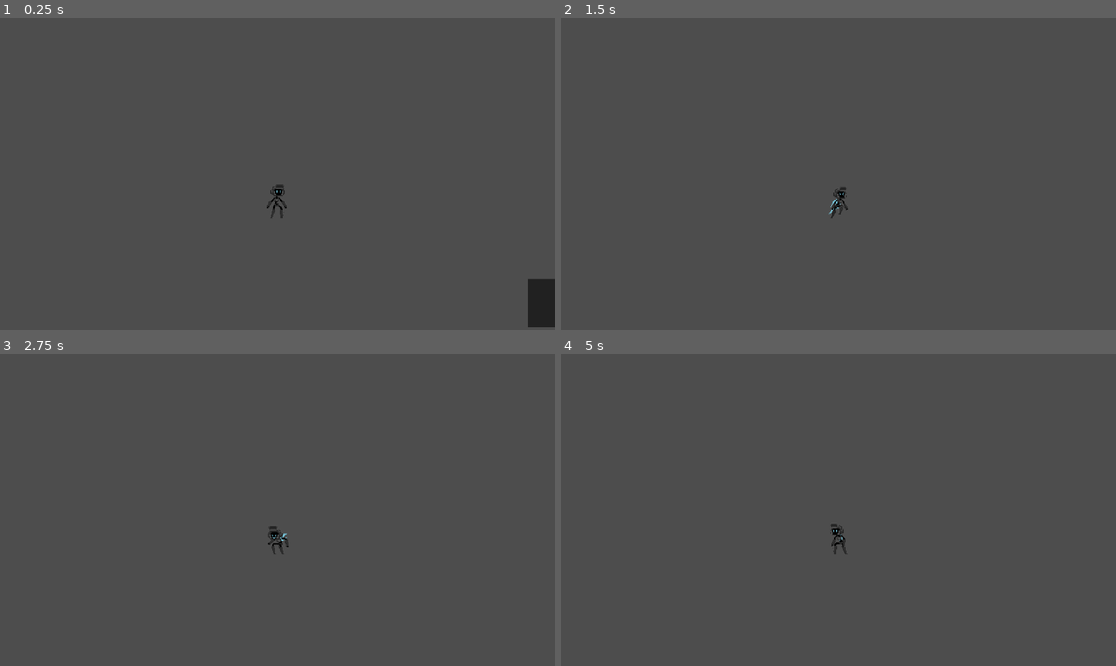
Above: before the commit, frames 1-4 (two rows, left to right).
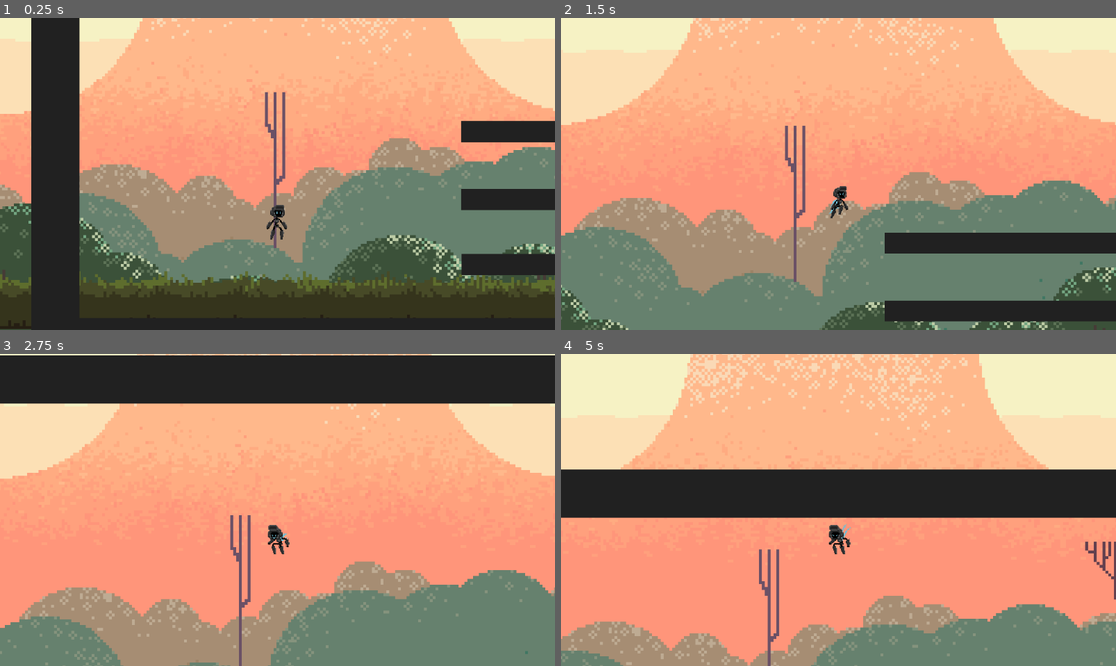
Above: after the commit, the same moments.

Repository: Bastinoroni96/bae_deleon_salangad_GameOutput2
Game: Godot game, scene res://scenes/world.tscn
The game is run twice, just before and just after one commit, with the same random seed, the same clock (stepped at 60 frames per second) and the same inputs.
Inputs:
- Up to frame 1 (0.25 s): no input
- Up to frame 2 (1.5 s): hold D (move_right) from 0.53 s (still down); tap Space (jump) at 0.6, 0.77, 1.07, 1.35 s
- Up to frame 3 (2.75 s): tap Space (jump) at 1.52, 1.82, 2.1 s; release D (move_right) at 2.03 s; hold A (move_left) from 2.03 s (still down)
- Up to frame 4 (5 s): release A (move_left) at 2.78 s; hold D (move_right) 2.78-4.28 s; tap Space (jump) at 2.85, 3.02, 3.32, 3.6, 3.77, 4.07, 4.35, 4.52, 4.82 s; hold A (move_left) from 4.28 s (still down)

The runs differ from the first frame. In frame 1, 95% of the frame differs, in the area x 0-100%, y 0-100%; in frame 2, 97%; in frame 3, 100%; in frame 4, 100%.

Commit message:
AddedAddtionalStuff

Diff:
--- /dev/null
+++ b/scenes/kill_zone.tscn
@@ -0,0 +1,13 @@
+[gd_scene load_steps=2 format=3 uid="uid://oo8rbrcx75oe"]
+
+[ext_resource type="Script" path="res://scripts/kill_zone.gd" id="1_ta3sf"]
+
+[node name="KillZone" type="Area2D"]
+script = ExtResource("1_ta3sf")
+
+[node name="Timer" type="Timer" parent="."]
+wait_time = 0.1
+one_shot = true
+
+[connection signal="body_entered" from="." to="." method="_on_body_entered"]
+[connection signal="timeout" from="Timer" to="." method="_on_timer_timeout"]
--- a/scenes/player.tscn
+++ b/scenes/player.tscn
@@ -1,10 +1,25 @@
 [gd_scene load_steps=9 format=3 uid="uid://d4aawan8gdiqu"]
 
 [ext_resource type="Script" path="res://scripts/player.gd" id="1_w70oe"]
-[ext_resource type="Texture2D" uid="uid://dsuoi451w0nds" path="res://assets/Bob-Sheet.png" id="2_okr7p"]
+[ext_resource type="Texture2D" uid="uid://qh27fktjy2jn" path="res://assets/Bob-Sheet.png" id="2_okr7p"]
 
 [sub_resource type="RectangleShape2D" id="RectangleShape2D_h18an"]
 size = Vector2(46, 74)
+
+[sub_resource type="Animation" id="Animation_ltg0e"]
+length = 0.001
+tracks/0/type = "value"
+tracks/0/imported = false
+tracks/0/enabled = true
+tracks/0/path = NodePath("Sprite2D:frame")
+tracks/0/interp = 1
+tracks/0/loop_wrap = true
+tracks/0/keys = {
+"times": PackedFloat32Array(0),
+"transitions": PackedFloat32Array(1),
+"update": 1,
+"values": [0]
+}
 
 [sub_resource type="Animation" id="Animation_1rxrd"]
 resource_name = "idle"
@@ -23,8 +38,9 @@
 "values": [0, 1, 2, 3]
 }
 
-[sub_resource type="Animation" id="Animation_ltg0e"]
-length = 0.001
+[sub_resource type="Animation" id="Animation_kvwdw"]
+resource_name = "jump"
+length = 0.5
 tracks/0/type = "value"
 tracks/0/imported = false
 tracks/0/enabled = true
@@ -32,10 +48,10 @@
 tracks/0/interp = 1
 tracks/0/loop_wrap = true
 tracks/0/keys = {
-"times": PackedFloat32Array(0),
-"transitions": PackedFloat32Array(1),
+"times": PackedFloat32Array(0, 0.1, 0.2, 0.3, 0.4),
+"transitions": PackedFloat32Array(1, 1, 1, 1, 1),
 "update": 1,
-"values": [0]
+"values": [14, 15, 16, 17, 18]
 }
 
 [sub_resource type="Animation" id="Animation_0ihxc"]
@@ -53,22 +69,6 @@
 "transitions": PackedFloat32Array(1, 1, 1, 1, 1, 1, 1, 1, 1),
 "update": 1,
 "values": [5, 6, 7, 8, 9, 10, 11, 12, 13]
-}
-
-[sub_resource type="Animation" id="Animation_kvwdw"]
-resource_name = "jump"
-length = 0.5
-tracks/0/type = "value"
-tracks/0/imported = false
-tracks/0/enabled = true
-tracks/0/path = NodePath("Sprite2D:frame")
-tracks/0/interp = 1
-tracks/0/loop_wrap = true
-tracks/0/keys = {
-"times": PackedFloat32Array(0, 0.1, 0.2, 0.3, 0.4),
-"transitions": PackedFloat32Array(1, 1, 1, 1, 1),
-"update": 1,
-"values": [14, 15, 16, 17, 18]
 }
 
 [sub_resource type="AnimationLibrary" id="AnimationLibrary_0urvy"]
@@ -95,6 +95,7 @@
 
 [node name="Camera2D" type="Camera2D" parent="."]
 position = Vector2(0, -93)
+limit_bottom = 820
 
 [node name="AnimationPlayer" type="AnimationPlayer" parent="."]
 libraries = {
--- /dev/null
+++ b/scenes/spike.tscn
@@ -0,0 +1,19 @@
+[gd_scene load_steps=4 format=3 uid="uid://cwl0b1eijouma"]
+
+[ext_resource type="Texture2D" uid="uid://3p35gos45r1h" path="res://assets/impale_6.png" id="1_4r3j0"]
+[ext_resource type="PackedScene" uid="uid://oo8rbrcx75oe" path="res://scenes/kill_zone.tscn" id="2_kafjy"]
+
+[sub_resource type="RectangleShape2D" id="RectangleShape2D_1q55a"]
+size = Vector2(52, 59)
+
+[node name="Node2D" type="Node2D"]
+
+[node name="Impale6" type="Sprite2D" parent="."]
+position = Vector2(0, -42)
+texture = ExtResource("1_4r3j0")
+
+[node name="KillZone" parent="." instance=ExtResource("2_kafjy")]
+
+[node name="CollisionShape2D" type="CollisionShape2D" parent="KillZone"]
+position = Vector2(0, -41.5)
+shape = SubResource("RectangleShape2D_1q55a")
--- a/scenes/world.tscn
+++ b/scenes/world.tscn
@@ -1,6 +1,12 @@
-[gd_scene load_steps=4 format=3 uid="uid://cyoijabfpvpw"]
+[gd_scene load_steps=10 format=3 uid="uid://cyoijabfpvpw"]
 
 [ext_resource type="PackedScene" uid="uid://d4aawan8gdiqu" path="res://scenes/player.tscn" id="1_sltry"]
+[ext_resource type="Texture2D" uid="uid://iyen7rmpgub1" path="res://assets/background/Hills Layer 01.png" id="2_r7wiu"]
+[ext_resource type="Texture2D" uid="uid://neimc4txn7dq" path="res://assets/background/Hills Layer 02.png" id="3_mg0ah"]
+[ext_resource type="Texture2D" uid="uid://j20dhxeivrmp" path="res://assets/background/Hills Layer 03.png" id="3_oo6ku"]
+[ext_resource type="Texture2D" uid="uid://cuigfyjvbvnxm" path="res://assets/background/Hills Layer 04.png" id="4_an5xf"]
+[ext_resource type="Texture2D" uid="uid://by1l5r4cs1xjd" path="res://assets/background/Hills Layer 05.png" id="5_lhawt"]
+[ext_resource type="PackedScene" uid="uid://cwl0b1eijouma" path="res://scenes/spike.tscn" id="7_75cot"]
 
 [sub_resource type="QuadMesh" id="QuadMesh_l1ej3"]
 size = Vector2(1000, 100)
@@ -11,10 +17,64 @@
 [node name="World" type="Node2D"]
 position = Vector2(576, 549)
 
+[node name="ParallaxBackground" type="ParallaxBackground" parent="."]
+
+[node name="ParallaxLayer2" type="ParallaxLayer" parent="ParallaxBackground"]
+motion_scale = Vector2(0.3, 0.3)
+motion_mirroring = Vector2(3072, 0)
+
+[node name="Sprite2D" type="Sprite2D" parent="ParallaxBackground/ParallaxLayer2"]
+z_index = -9
+position = Vector2(610, 50)
+scale = Vector2(6, 6)
+texture = ExtResource("3_mg0ah")
+
+[node name="ParallaxLayer3" type="ParallaxLayer" parent="ParallaxBackground"]
+motion_scale = Vector2(0.3, 0.3)
+motion_mirroring = Vector2(3072, 0)
+
+[node name="Sprite2D" type="Sprite2D" parent="ParallaxBackground/ParallaxLayer3"]
+z_index = -9
+position = Vector2(610, 50)
+scale = Vector2(6, 6)
+texture = ExtResource("3_oo6ku")
+
+[node name="ParallaxLayer4" type="ParallaxLayer" parent="ParallaxBackground"]
+motion_scale = Vector2(0.6, 0.6)
+motion_mirroring = Vector2(3072, 0)
+
+[node name="Sprite2D" type="Sprite2D" parent="ParallaxBackground/ParallaxLayer4"]
+z_index = -9
+position = Vector2(610, 50)
+scale = Vector2(6, 6)
+texture = ExtResource("4_an5xf")
+
+[node name="ParallaxLayer5" type="ParallaxLayer" parent="ParallaxBackground"]
+motion_mirroring = Vector2(3072, 0)
+
+[node name="Sprite2D" type="Sprite2D" parent="ParallaxBackground/ParallaxLayer5"]
+z_index = -9
+position = Vector2(610, 50)
+scale = Vector2(6, 6)
+texture = ExtResource("5_lhawt")
+
+[node name="ParallaxLayer" type="ParallaxLayer" parent="ParallaxBackground"]
+position = Vector2(-2, -2)
+motion_scale = Vector2(0.1, 0.1)
+motion_mirroring = Vector2(3072, 0)
+
+[node name="Sprite2D" type="Sprite2D" parent="ParallaxBackground/ParallaxLayer"]
+z_index = -10
+position = Vector2(610, 50)
+scale = Vector2(6, 6)
+texture = ExtResource("2_r7wiu")
+
 [node name="Player" parent="." instance=ExtResource("1_sltry")]
-position = Vector2(3, -373)
+position = Vector2(-61, 24)
 
 [node name="Platform" type="StaticBody2D" parent="."]
+position = Vector2(2164, 268)
+scale = Vector2(5.455, 0.435)
 
 [node name="MeshInstance2D" type="MeshInstance2D" parent="Platform"]
 modulate = Color(0.13, 0.13, 0.13, 1)
@@ -24,13 +84,87 @@
 position = Vector2(0, -0.5)
 shape = SubResource("RectangleShape2D_hr8ya")
 
+[node name="oneWayPlatform" type="StaticBody2D" parent="."]
+position = Vector2(821, 135)
+scale = Vector2(1, 0.435)
+
+[node name="MeshInstance2D" type="MeshInstance2D" parent="oneWayPlatform"]
+modulate = Color(0.13, 0.13, 0.13, 1)
+mesh = SubResource("QuadMesh_l1ej3")
+
+[node name="CollisionShape2D" type="CollisionShape2D" parent="oneWayPlatform"]
+position = Vector2(0, -0.5)
+shape = SubResource("RectangleShape2D_hr8ya")
+one_way_collision = true
+
 [node name="Platform2" type="StaticBody2D" parent="."]
+position = Vector2(2765, -926)
+scale = Vector2(6.67, 1)
 
 [node name="MeshInstance2D" type="MeshInstance2D" parent="Platform2"]
 modulate = Color(0.13, 0.13, 0.13, 1)
-position = Vector2(1023, -138)
 mesh = SubResource("QuadMesh_l1ej3")
 
 [node name="CollisionShape2D" type="CollisionShape2D" parent="Platform2"]
-position = Vector2(1023, -139)
+position = Vector2(0, -0.5)
 shape = SubResource("RectangleShape2D_hr8ya")
+
+[node name="Platform3" type="StaticBody2D" parent="."]
+position = Vector2(-522, -310)
+rotation = 1.5708
+scale = Vector2(1.38, 1)
+
+[node name="MeshInstance2D" type="MeshInstance2D" parent="Platform3"]
+modulate = Color(0.13, 0.13, 0.13, 1)
+mesh = SubResource("QuadMesh_l1ej3")
+
+[node name="CollisionShape2D" type="CollisionShape2D" parent="Platform3"]
+position = Vector2(0, -0.5)
+shape = SubResource("RectangleShape2D_hr8ya")
+
+[node name="Spike" parent="." instance=ExtResource("7_75cot")]
+position = Vector2(1294, 247)
+
+[node name="Spike2" parent="." instance=ExtResource("7_75cot")]
+position = Vector2(354, 114)
+
+[node name="Spike4" parent="." instance=ExtResource("7_75cot")]
+position = Vector2(1283, 113)
+
+[node name="oneWayPlatform2" type="StaticBody2D" parent="."]
+position = Vector2(820, 0)
+scale = Vector2(1, 0.435)
+
+[node name="MeshInstance2D" type="MeshInstance2D" parent="oneWayPlatform2"]
+modulate = Color(0.13, 0.13, 0.13, 1)
+mesh = SubResource("QuadMesh_l1ej3")
+
+[node name="CollisionShape2D" type="CollisionShape2D" parent="oneWayPlatform2"]
+position = Vector2(0, -0.5)
+shape = SubResource("RectangleShape2D_hr8ya")
+one_way_collision = true
+
+[node name="Spike3" parent="." instance=ExtResource("7_75cot")]
+position = Vector2(353, -21)
+
+[node name="Spike5" parent="." instance=ExtResource("7_75cot")]
+position = Vector2(1282, -22)
+
+[node name="oneWayPlatform3" type="StaticBody2D" parent="."]
+position = Vector2(820, -141)
+scale = Vector2(1, 0.435)
+
+[node name="MeshInstance2D" type="MeshInstance2D" parent="oneWayPlatform3"]
+modulate = Color(0.13, 0.13, 0.13, 1)
+mesh = SubResource("QuadMesh_l1ej3")
+
+[node name="CollisionShape2D" type="CollisionShape2D" parent="oneWayPlatform3"]
+position = Vector2(0, -0.5)
+shape = SubResource("RectangleShape2D_hr8ya")
+one_way_collision = true
+
+[node name="Spike6" parent="." instance=ExtResource("7_75cot")]
+position = Vector2(353, -162)
+
+[node name="Spike7" parent="." instance=ExtResource("7_75cot")]
+position = Vector2(1282, -163)
--- /dev/null
+++ b/scripts/kill_zone.gd
@@ -0,0 +1,11 @@
+extends Area2D
+
+@onready var timer: Timer = $Timer
+
+func _on_body_entered(body: Node2D) -> void:
+	print('you die')
+	timer.start()
+
+
+func _on_timer_timeout() -> void:
+	get_tree().reload_current_scene()
--- a/scripts/player.gd
+++ b/scripts/player.gd
@@ -25,7 +25,7 @@
 
 	move_and_slide()
 
-	print(velocity)
+	#print(velocity)
 
 	update_animations(horizontal_direction)
 
Binary file added: assets/background/Hills Layer 01.png
Binary file added: assets/background/Hills Layer 02.png
Binary file added: assets/background/Hills Layer 03.png
Binary file added: assets/background/Hills Layer 04.png
Binary file added: assets/background/Hills Layer 05.png
Binary file added: assets/background/Hills Layer 06.png
